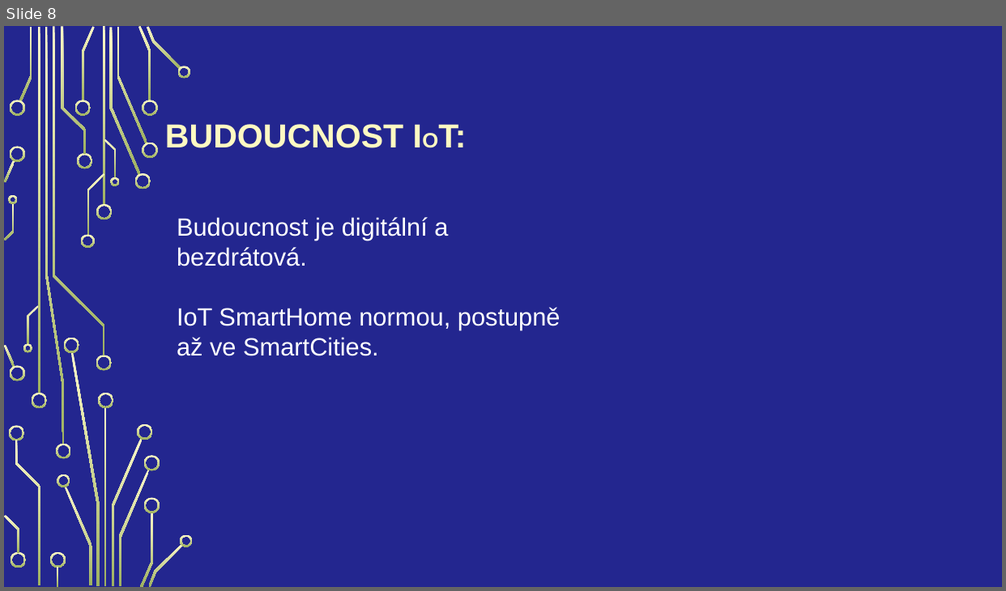
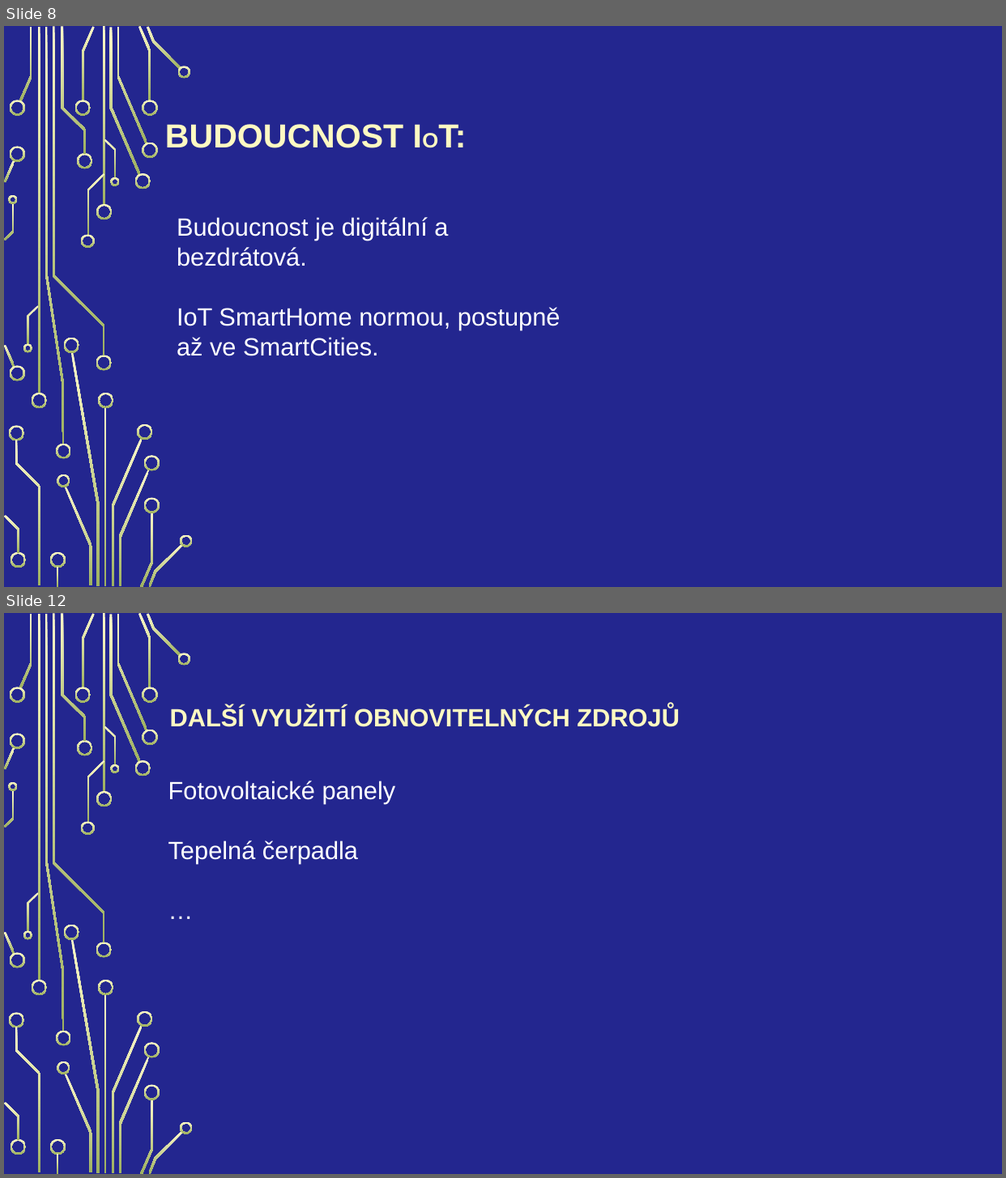
Before and after one commit to Vojta2809/Internet-v-c-a-chytr-m-sta, a slide deck: langsadl.pptx. Shown one above the other, each under a label of ours: slide 8 before the commit, slides 8 and 12 after it; the slides between them are not shown. The pictures are 1006x591 and 1006x1178 pixels, drawn with LibreOffice and Linux fonts; fonts in the diff are those of the drawing; background and template pictures are left out. Boxes give left, top, right and bottom in pixels: in the first picture for what was removed or moved away, otherwise in the second. Text is boxed around its words. In the diff, an @@ line names an element or a change of style, - is before the commit and + after.

```diff
--- a/langsadl.pptx
+++ b/langsadl.pptx
@@ slide 12 added at box(4, 613, 1002, 1174), background picture (left out); not listed: 54 template elements that a slide beside it also shows @@
@@ title added at box(170, 706, 680, 727), 24 pt, text #FEFAC2, bold @@
+DALŠÍ VYUŽITÍ OBNOVITELNÝCH ZDROJŮ
@@ text added at box(168, 781, 396, 864), 24 pt, text #FFFFFF @@
+Fotovoltaické panely
+Tepelná čerpadla
+…
```
Also in this commit, not shown: 2 slides changed, 5 other slides added.
